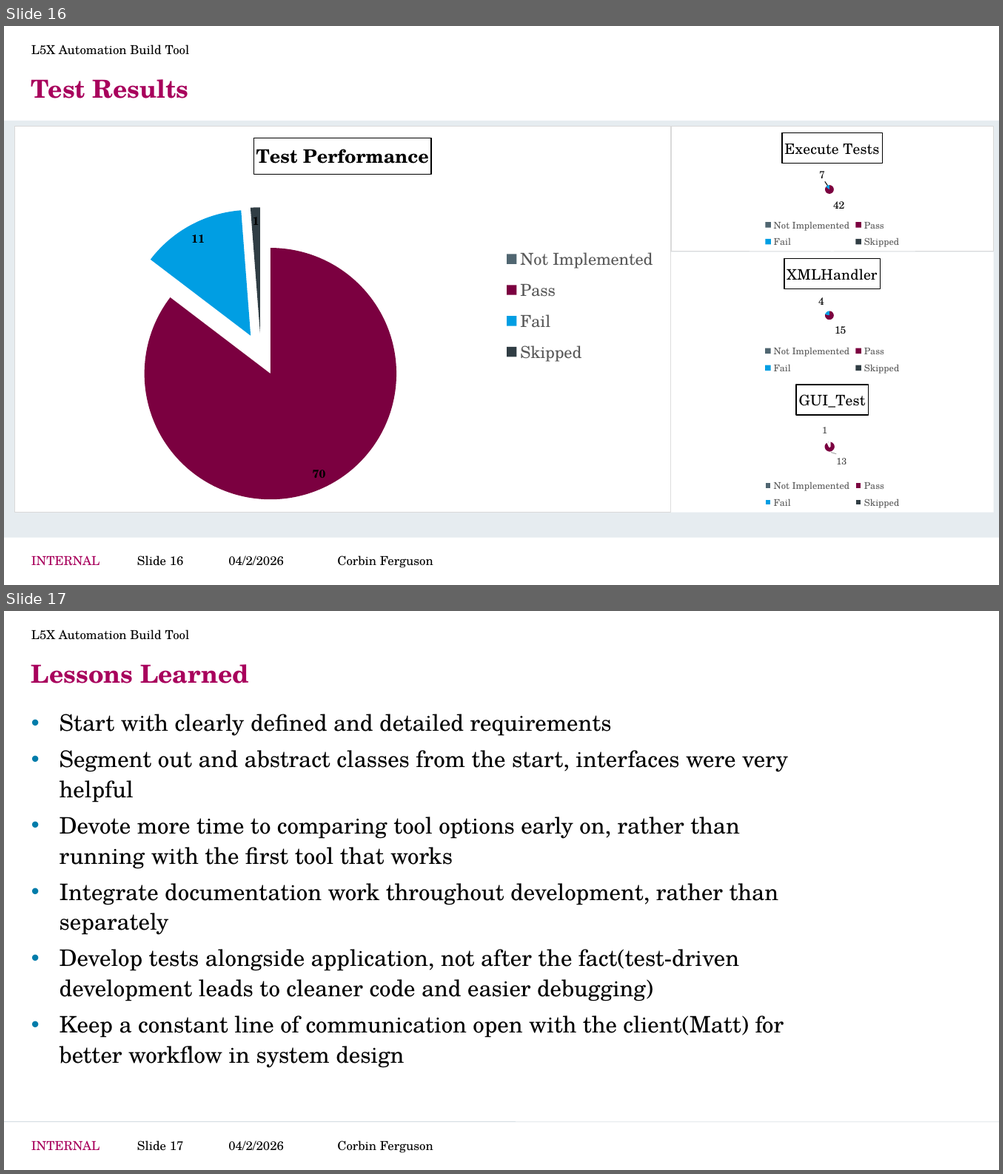
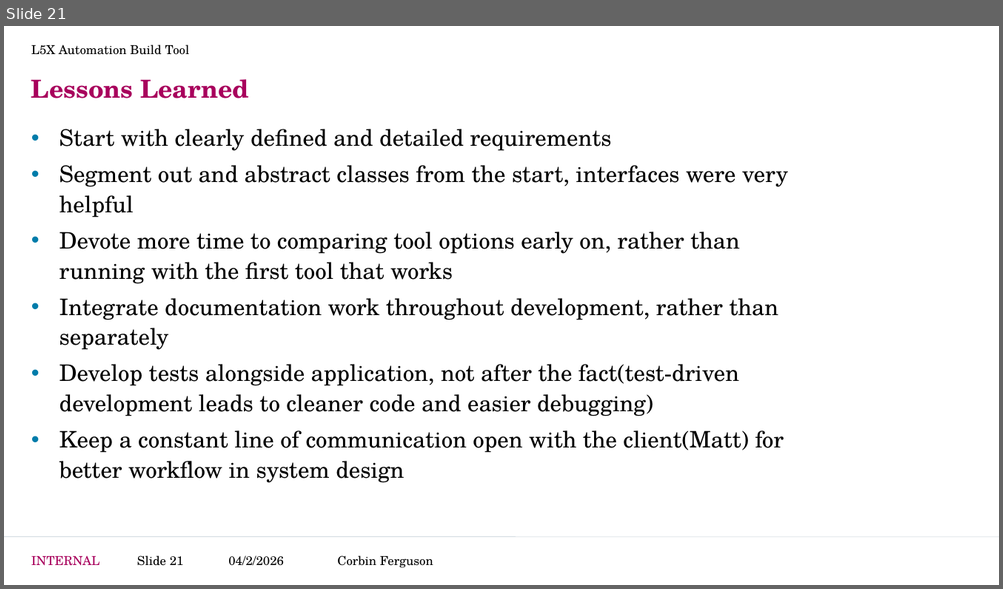
Before and after one commit to CorbinFerguson/ThesisBuildTool, a slide deck: Thesis Writing Documents/Project Development.pptx. Shown one above the other, each under a label of ours: slides 16 and 17 before the commit, slide 21 after it. The pictures are 1003x1174 and 1003x589 pixels, drawn with LibreOffice and Linux fonts; fonts in the diff are those of the drawing; background and template pictures are left out. Boxes give left, top, right and bottom in pixels: in the first picture for what was removed or moved away, otherwise in the second. Text is boxed around its words. In the diff, an @@ line names an element or a change of style, - is before the commit and + after.

```diff
--- a/Thesis Writing Documents/Project Development.pptx
+++ b/Thesis Writing Documents/Project Development.pptx
@@ slide 16 removed at [4,26,999,585], background #FFFFFF; not listed: 3 template elements that a slide beside it also shows @@
@@ text removed at [31,44,190,55] @@
-L5X Automation Build Tool
@@ title removed at [31,79,189,99] @@
-Test Results
@@ rectangle removed at [4,121,999,538] @@
@@ pie chart removed at [14,126,671,512] @@
-title "Test Performance "
-categories: Not Implemented, Pass, Fail, Skipped
-Series 1: 0, 70, 11, 1
@@ pie chart removed at [671,126,993,252] @@
-title "Execute Tests "
-categories: Not Implemented, Pass, Fail, Skipped
-Series 1: 0, 42, 7, 0
-Series 2: 0, 42, 7, 0
@@ pie chart removed at [671,252,993,378] @@
-title "XMLHandler "
-categories: Not Implemented, Pass, Fail, Skipped
-Series 1: 0, 15, 4, 0
-Series 2: 0, 79, 21, 0
@@ pie chart removed at [671,378,993,512] @@
-title "GUI_Test "
-categories: Not Implemented, Pass, Fail, Skipped
-Series 1: 0, 13, 0, 1
@@ page number removed at [137,556,184,566] @@
-Slide 16
@@ text removed at [337,556,433,568] @@
-Corbin Ferguson
@@ what was slide 17 is now slide 21 @@
@@ page number at [137,556,184,566]: text changed @@
-Slide 17
+Slide 21
```
Also in this commit, not shown: 10 slides changed, 5 slides added, 4 other files.
